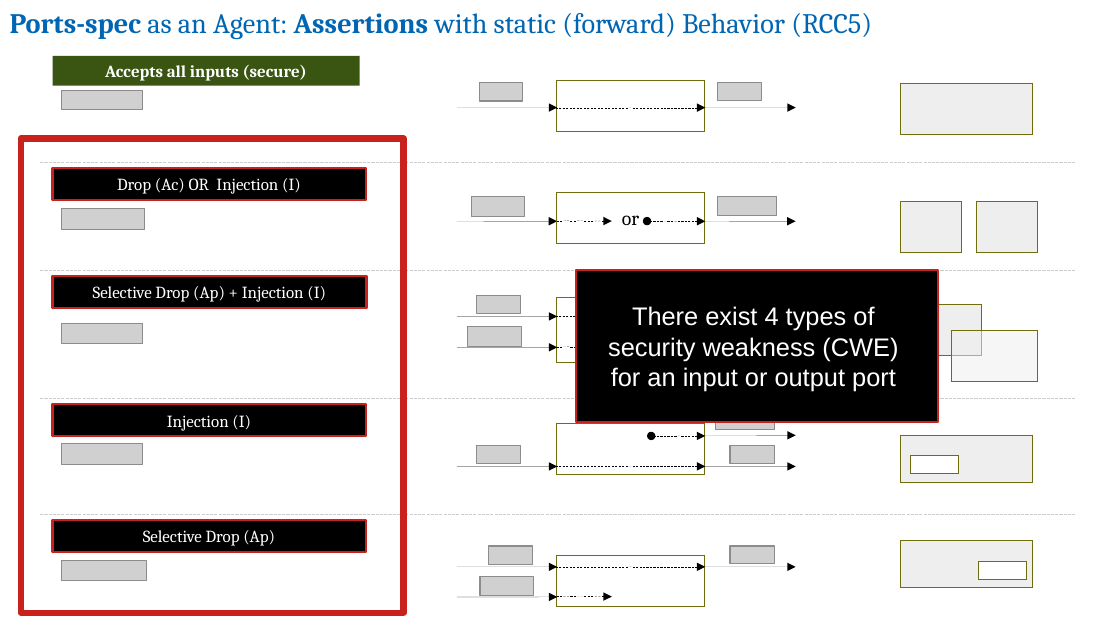
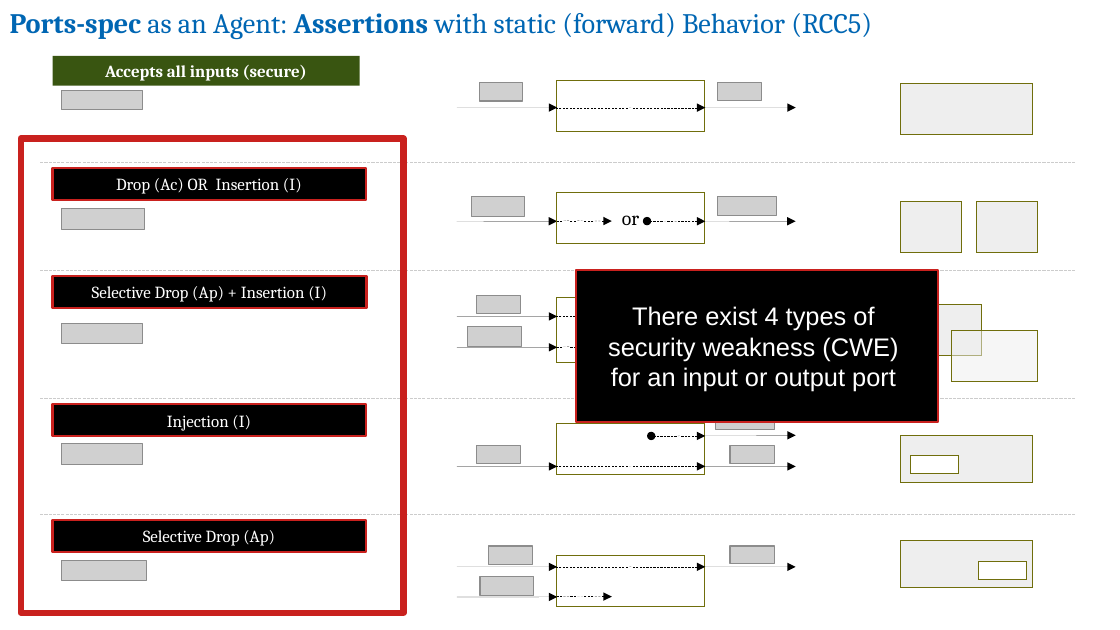
Before and after one commit to v-research/cybersecurity, a slide deck: slide 18 of images/v-research_tool-abf.odp. Drawn at 1120x630 pixels with LibreOffice and Linux fonts; fonts in the diff are those of the drawing; grey boxes stand for pictures; background and template pictures are left out. Boxes give left, top, right and bottom in pixels: in the first picture for what was removed or moved away, otherwise in the second. Text is boxed around its words. In the diff, an @@ line names an element or a change of style, - is before the commit and + after.

```diff
--- a/images/v-research_tool-abf.odp
+++ b/images/v-research_tool-abf.odp
@@ text in rectangle at (116,178,302,194): text changed @@
-Drop (Ac) OR Injection (I)
+Drop (Ac) OR Insertion (I)
@@ text in rectangle at (92,286,327,302): text changed @@
-Selective Drop (Ap) + Injection (I)
+Selective Drop (Ap) + Insertion (I)
```
Also in this commit, not shown: 3 other slides changed, 7 other files.
